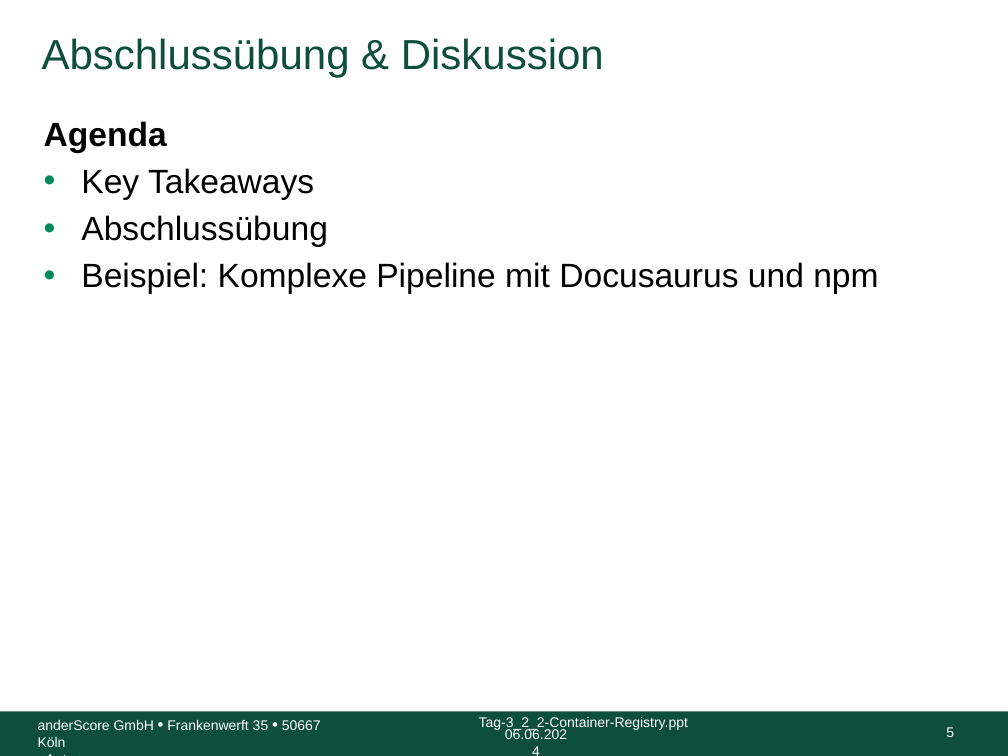
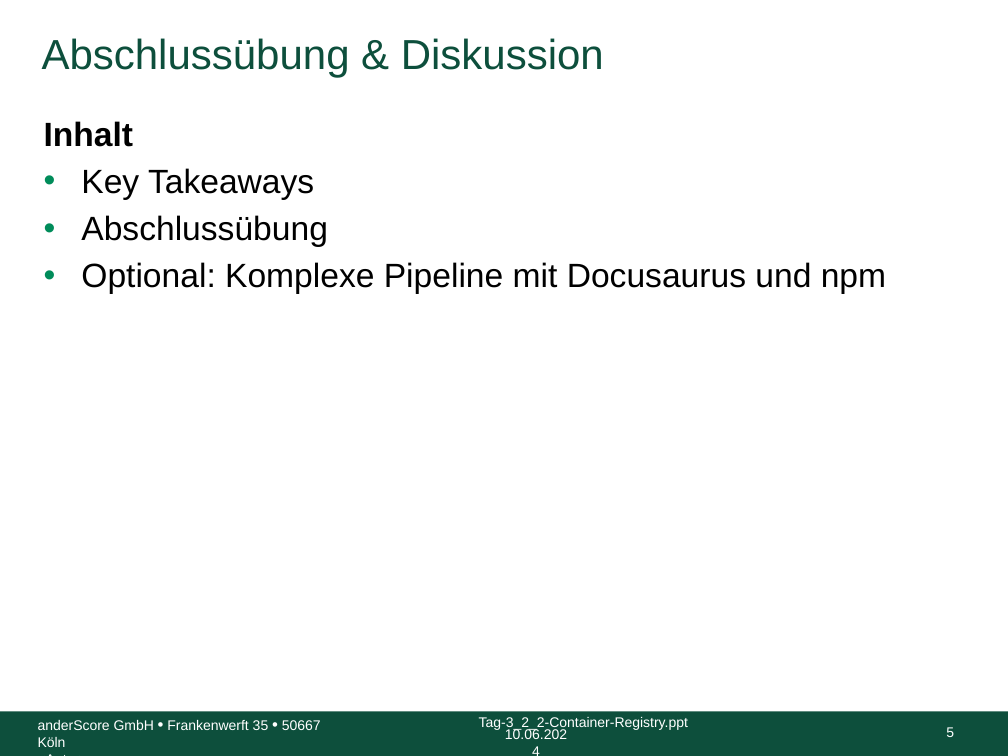
Before and after one commit to anderscore-gmbh/gitlab, a slide deck: slide 5 of slides/Tag-3_6-Abschluss_inkl_Aufgaben.pptx. Drawn at 1008x756 pixels with LibreOffice and Linux fonts; fonts in the diff are those of the drawing; background and template pictures are left out. Boxes give left, top, right and bottom in pixels: in the first picture for what was removed or moved away, otherwise in the second. Text is boxed around its words. In the diff, an @@ line names an element or a change of style, - is before the commit and + after.

Commit message:
Fix typos, um Optionale-Übung ergänzt

```diff
--- a/slides/Tag-3_6-Abschluss_inkl_Aufgaben.pptx
+++ b/slides/Tag-3_6-Abschluss_inkl_Aufgaben.pptx
@@ text at <box>44,121,134,147</box>: text changed @@
-Agenda
+Inhalt
@@ text at <box>81,262,886,294</box>: text changed @@
-• Beispiel: Komplexe Pipeline mit Docusaurus und npm
+• Optional: Komplexe Pipeline mit Docusaurus und npm
@@ text at <box>505,729,567,739</box>: text changed @@
-06.06.2024
+10.06.2024
```
Also in this commit, not shown: 18 other slides changed, 1 slide removed.
